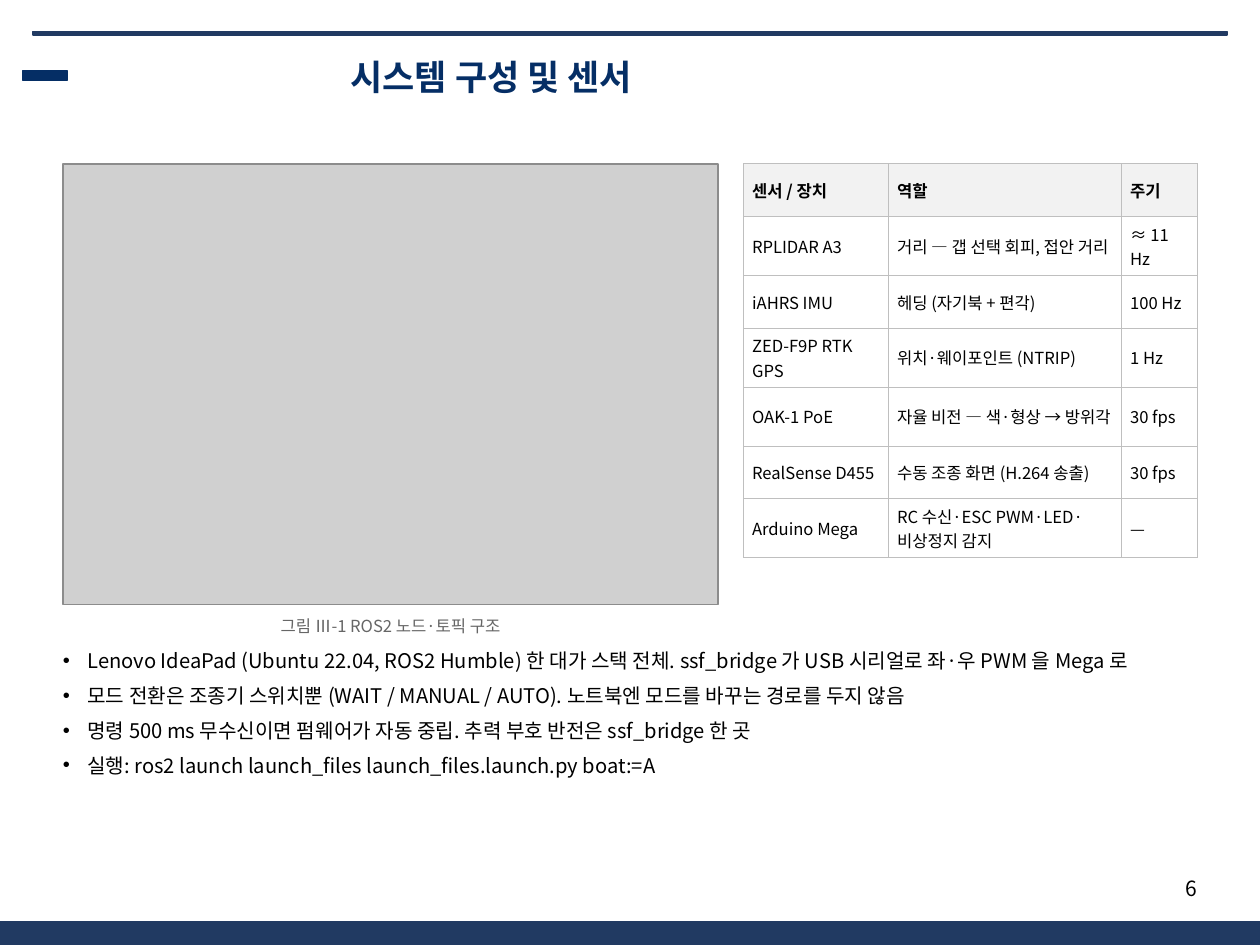
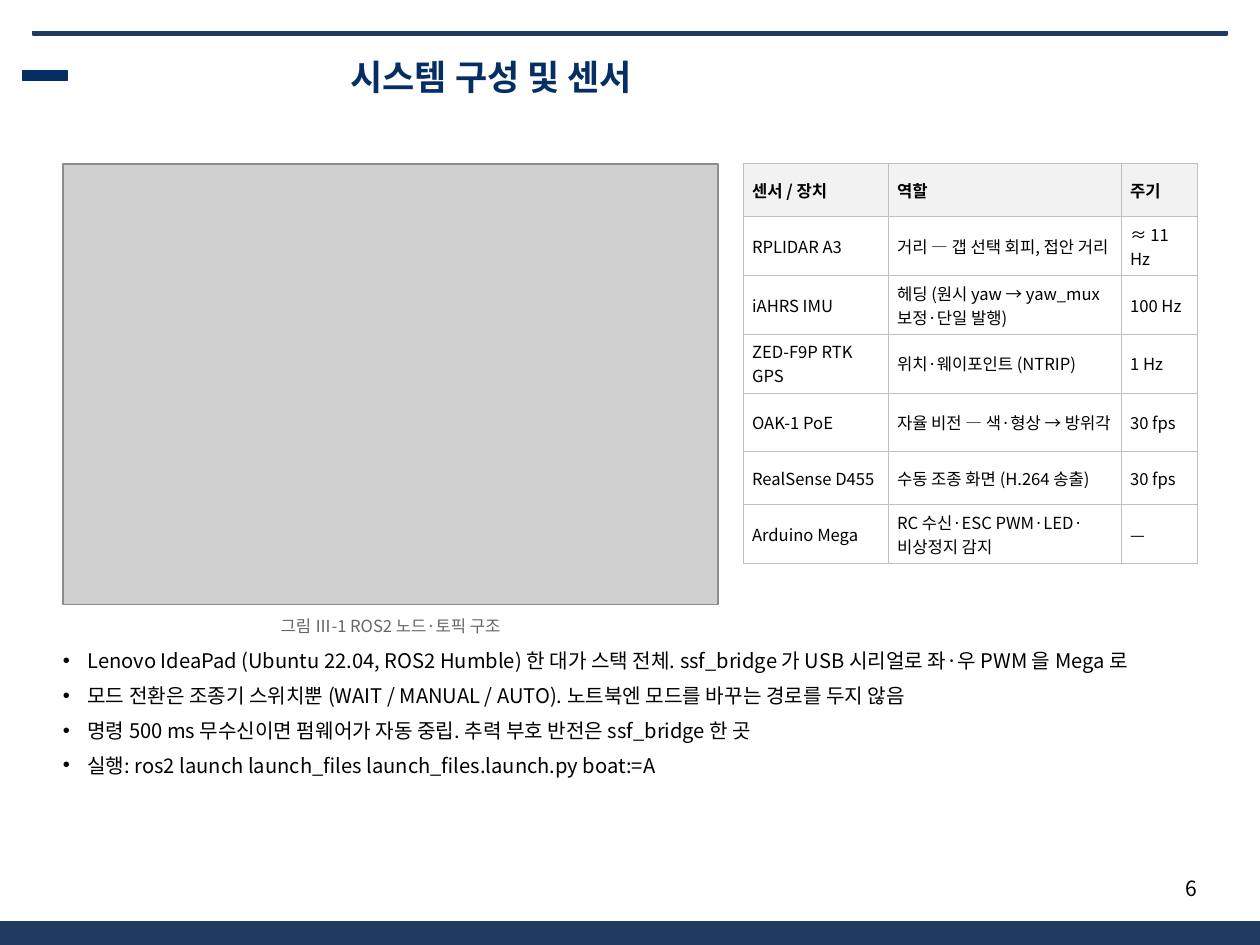
Before and after one commit to unmatsutake377-rgb/ros2_ws, a slide deck: slide 6 of docs/전달용/보고서_분담/발표자료_SSF_A.pptx. Drawn at 1260x945 pixels with LibreOffice and Linux fonts; fonts in the diff are those of the drawing; grey boxes stand for pictures; background and template pictures are left out. Boxes give left, top, right and bottom in pixels: in the first picture for what was removed or moved away, otherwise in the second. Text is boxed around its words. In the diff, an @@ line names an element or a change of style, - is before the commit and + after.

```diff
--- a/docs/전달용/보고서_분담/발표자료_SSF_A.pptx
+++ b/docs/전달용/보고서_분담/발표자료_SSF_A.pptx
@@ table at bbox=[743, 164, 1197, 559] @@
-row 3, column 2: 헤딩 (자기북 + 편각)
+row 3, column 2: 헤딩 (원시 yaw → yaw_mux 보정·단일 발행)
```
Also in this commit, not shown: 4 other slides changed, 8 other files.
